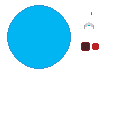
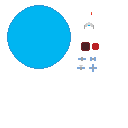
Before/after of a 128x128 layered artwork. What changed in the layer stack:
added layer "Satellite" above "Healthbar" over [77, 57, 97, 72]
